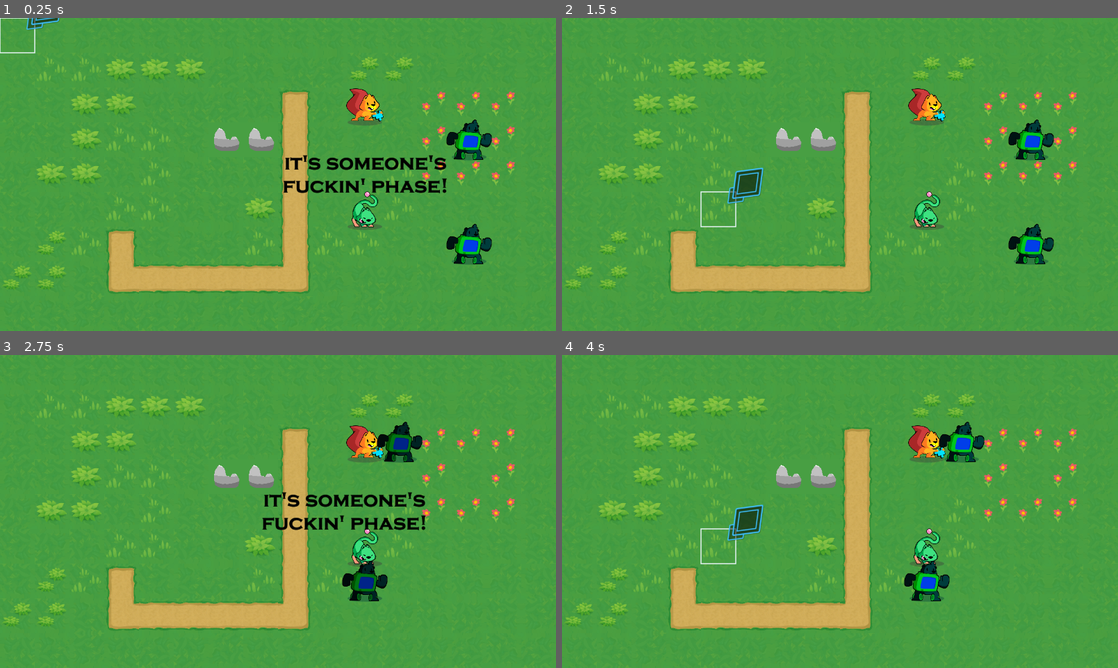
Above: before the commit, frames 1-4 (two rows, left to right).
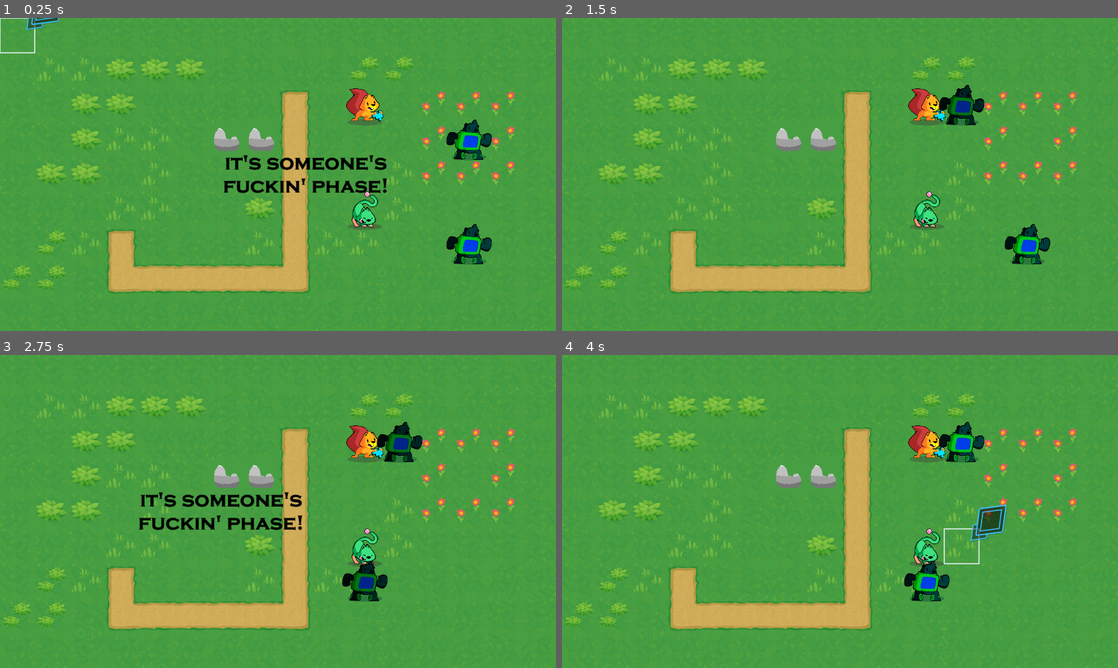
Above: after the commit, the same moments.

Repository: mojius/FarmStrategy
Game: Godot game, scene res://Main.tscn
The game is run twice, just before and just after one commit, with the same random seed, the same clock (stepped at 60 frames per second) and the same inputs.
Inputs (mouse positions are in pixels of both pictures, inside the frame that each line leads up to):
- Up to frame 1 (0.25 s): no input
- Up to frame 2 (1.5 s): tap Enter (ui_accept) at 0.5, 0.77 s; move the mouse to (962, 158) at 0.52 s; press the mouse at (962, 158) at 0.53 s; hold Right (ui_right) 0.53-1.28 s; move the mouse to (728, 190) at 1.27 s; release the mouse at (728, 190) at 1.28 s; hold Down (ui_down) from 1.28 s (still down); click (728, 190) at 1.35 s
- Up to frame 3 (2.75 s): tap Enter (ui_accept) at 1.52 s; move the mouse to (333, 442) at 2.02 s; release Down (ui_down) at 2.03 s; press the mouse at (333, 442) at 2.03 s; hold Right (ui_right) from 2.03 s (still down)
- Up to frame 4 (4 s): move the mouse to (812, 574) at 2.77 s; release Right (ui_right) at 2.78 s; release the mouse at (812, 574) at 2.78 s; hold Up (ui_up) 2.78-3.53 s; click (812, 574) at 2.85 s; tap Enter (ui_accept) at 3.02, 3.77 s; move the mouse to (1006, 558) at 3.52 s; press the mouse at (1006, 558) at 3.53 s; hold Left (ui_left) from 3.53 s (still down)

The runs differ from the first frame. In frame 1, 1.9% of the frame differs, in the area x 40-81%, y 43-56%; in frame 2, 2.4%, in the area x 24-89%, y 21-79%; in frame 3, 2.3%; in frame 4, 1.3%.

Commit message:
Small changes

Diff:
--- a/GameBoard/Grid.tres
+++ b/GameBoard/Grid.tres
@@ -4,5 +4,5 @@
 
 [resource]
 script = ExtResource("1_rhvur")
-size = Vector2(15, 20)
+size = Vector2(16, 20)
 cell_size = Vector2(80, 80)
--- a/Juice/Phase.gd
+++ b/Juice/Phase.gd
@@ -4,10 +4,12 @@
 
 signal done
 
+const TIME_TAKEN = 1
+
 func _ready():
 	position.x = get_viewport().size.x + sprite.texture.get_width()
 	position.y = get_viewport_rect().get_center().y
 	var tween = get_tree().create_tween()
-	tween.tween_property(self, "position", Vector2(0 - sprite.texture.get_width(), get_viewport_rect().get_center().y), 1.5).set_trans(Tween.TRANS_QUART).set_ease(Tween.EASE_OUT_IN)
+	tween.tween_property(self, "position", Vector2(0 - sprite.texture.get_width(), get_viewport_rect().get_center().y), TIME_TAKEN).set_trans(Tween.TRANS_QUART).set_ease(Tween.EASE_OUT_IN)
 	await tween.finished
 	done.emit()
--- a/Units/Unit.gd
+++ b/Units/Unit.gd
@@ -174,3 +174,11 @@
 	# The `_is_walking` property triggers the move animation and turns on `_process()`. See
 	# `_set_is_walking()` below.
 	self._is_walking = true
+
+func get_enemy_faction() -> String:
+	if _faction == ("Player"):
+		return ("Enemy")
+	elif _faction == ("Enemy"):
+		return ("Player")
+
+	return ("Enemy")
